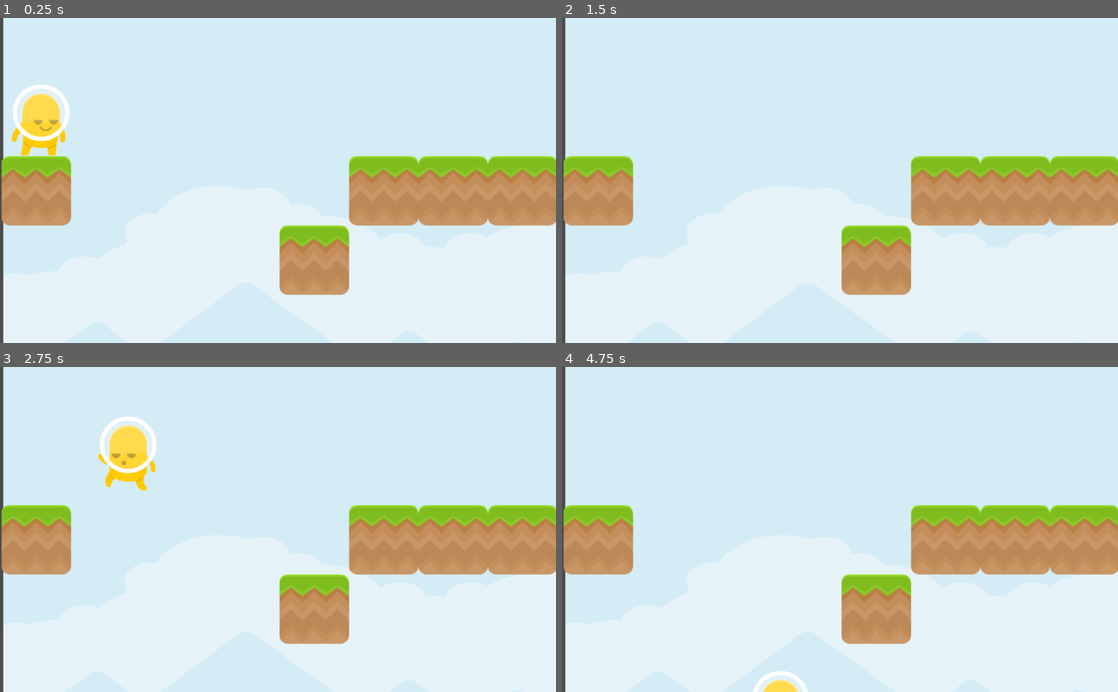
Above: before the commit, frames 1-4 (two rows, left to right).
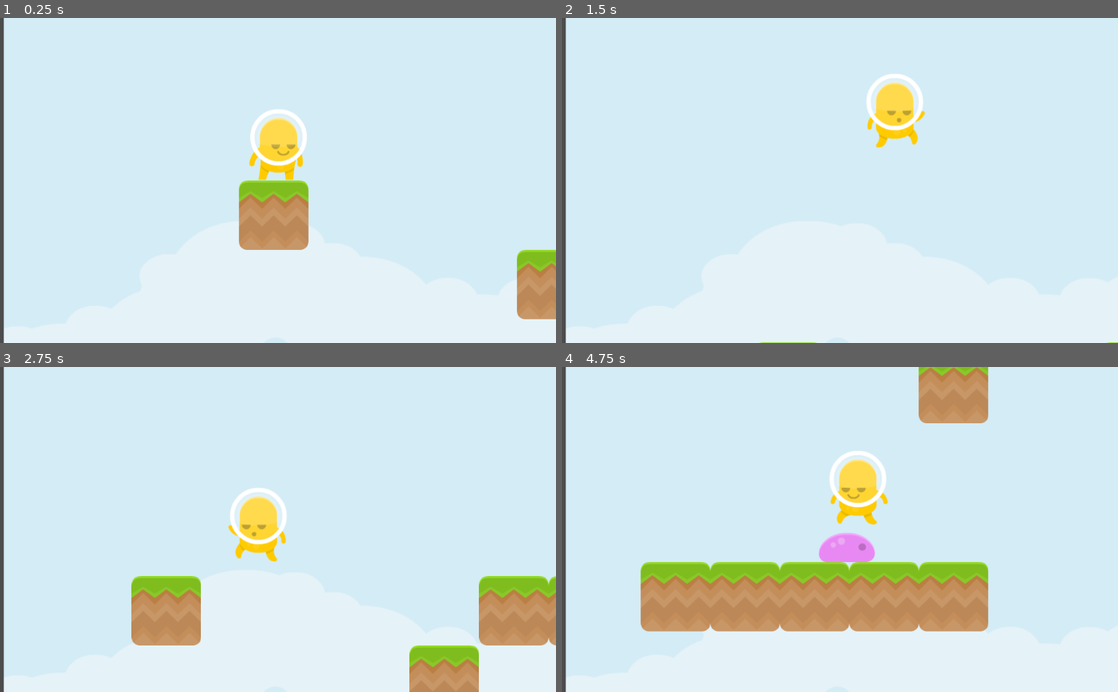
Above: after the commit, the same moments.

Repository: hellensoloviy/murio
Game: Godot game, scene res://MainScene.tscn
Same seed, same stepped clock (60 frames per second), same inputs: the game is played once before the commit and once after it. This scene is started directly instead of the project's main scene.
Inputs:
- Up to frame 1 (0.25 s): no input
- Up to frame 2 (1.5 s): tap Enter at 0.5 s; hold D (move_right) from 0.53 s (still down); tap W (jump) at 0.77 s
- Up to frame 3 (2.75 s): tap W (jump) at 1.52 s; release D (move_right) at 2.03 s; hold A (move_left) from 2.03 s (still down)
- Up to frame 4 (4.75 s): release A (move_left) at 2.78 s; hold D (move_right) 2.78-4.28 s; tap W (jump) at 3.02, 3.77, 4.52 s; hold A (move_left) from 4.28 s (still down)

The runs differ from the first frame. In frame 1, 20% of the frame differs, in the area x 0-100%, y 0-100%; in frame 2, 15%; in frame 3, 24%; in frame 4, 27%.

Commit message:
add static background;
attached camera2D for moving with player;

Diff:
--- a/MainScene.tscn
+++ b/MainScene.tscn
@@ -60,10 +60,17 @@
 [node name="root" type="Node2D"]
 
 [node name="background" type="TileMap" parent="."]
+visible = false
+centered_textures = true
 format = 1
 
 [node name="uncolored_piramids" type="Sprite" parent="background"]
 position = Vector2( 776.178, 575.607 )
+scale = Vector2( 1.50426, 1.12508 )
+texture = ExtResource( 2 )
+
+[node name="uncolored_piramids2" type="Sprite" parent="background"]
+position = Vector2( 2311.8, 573.449 )
 scale = Vector2( 1.50426, 1.12508 )
 texture = ExtResource( 2 )
 
@@ -72,13 +79,25 @@
 tile_set = SubResource( 3 )
 cell_size = Vector2( 128, 128 )
 format = 1
-tile_data = PoolIntArray( 131072, 0, 0, 131077, 0, 0, 131078 …(108 unchanged characters)… 3219, 0, 0, 393220, 0, 0, 393226, 0, 0, 524295, 0, 0, 524296, 0, 0, 524297, 0, 0, 524298, 0, 0 )
+tile_data = PoolIntArray( 131072, 0, 0, 131077, 0, 0, 131078 …(108 unchanged characters)… 3219, 0, 0, 393220, 0, 0, 393226, 0, 0, 458765, 0, 0, 458766, 0, 0, 458767, 0, 0, 458768, 0, 0, 458769, 0, 0, 458770, 0, 0, 458771, 0, 0, 524295, 0, 0, 524296, 0, 0, 524297, 0, 0, 524298, 0, 0 )
 
 [node name="player_yellow" parent="." instance=ExtResource( 1 )]
 position = Vector2( 74.549, 254.595 )
+
+[node name="Camera2D" type="Camera2D" parent="player_yellow"]
+current = true
+drag_margin_h_enabled = true
+drag_margin_v_enabled = true
 
 [node name="enemy_slime_purple" parent="." instance=ExtResource( 4 )]
 position = Vector2( 564.631, 702.964 )
 script = ExtResource( 3 )
 speed = 50
 moveDist = -210
+
+[node name="ParallaxBackground" type="ParallaxBackground" parent="."]
+
+[node name="uncolored_piramids" type="Sprite" parent="ParallaxBackground"]
+position = Vector2( 869.183, 694.289 )
+scale = Vector2( 1.68342, 1.35603 )
+texture = ExtResource( 2 )
--- a/Player.tscn
+++ b/Player.tscn
@@ -2,7 +2,6 @@
 
 [ext_resource path="res://sprites/player_assets/fishGreen.png" type="Texture" id=1]
 [ext_resource path="res://Player.gd" type="Script" id=2]
-
 
 [sub_resource type="CapsuleShape2D" id=1]
 radius = 23.6939
